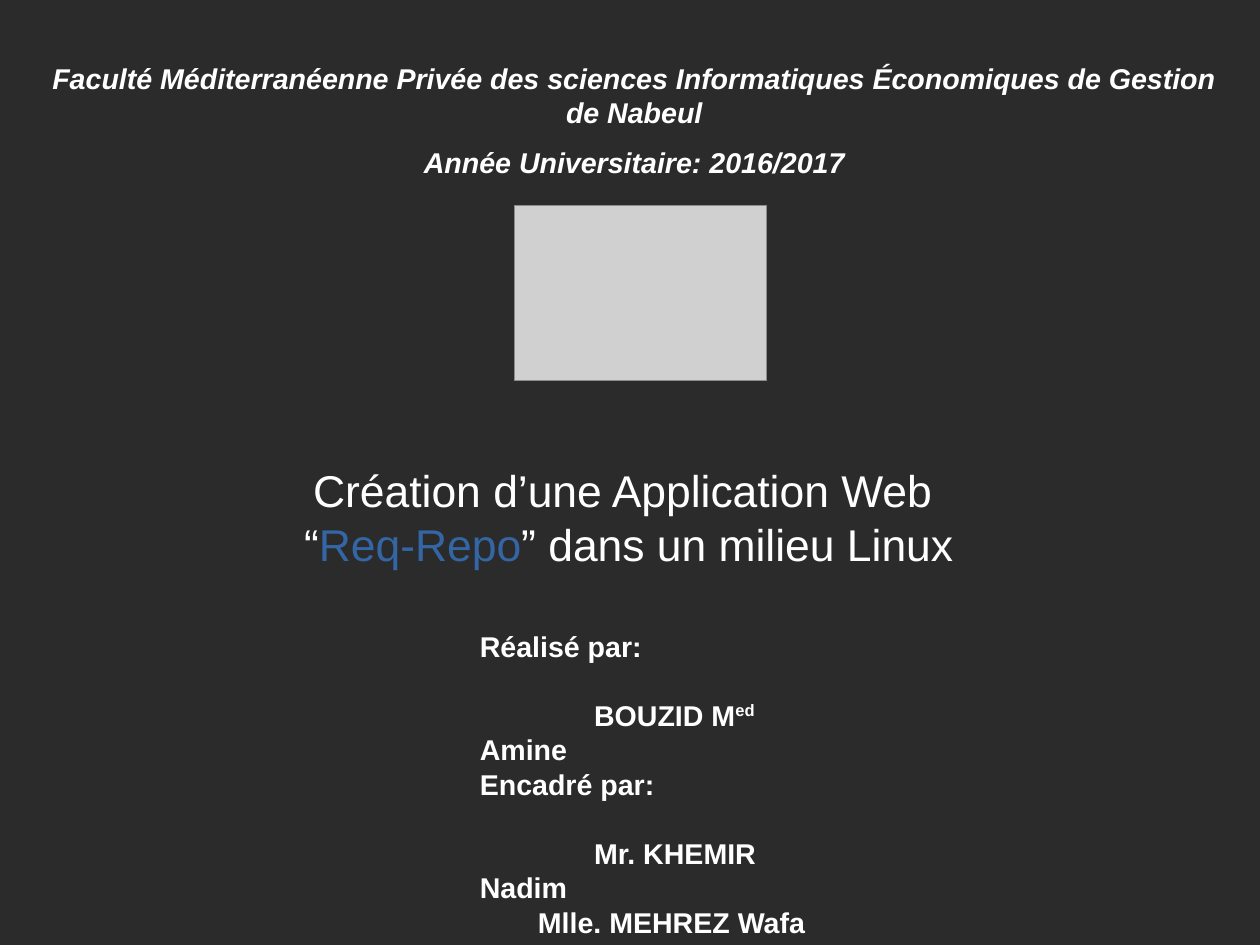
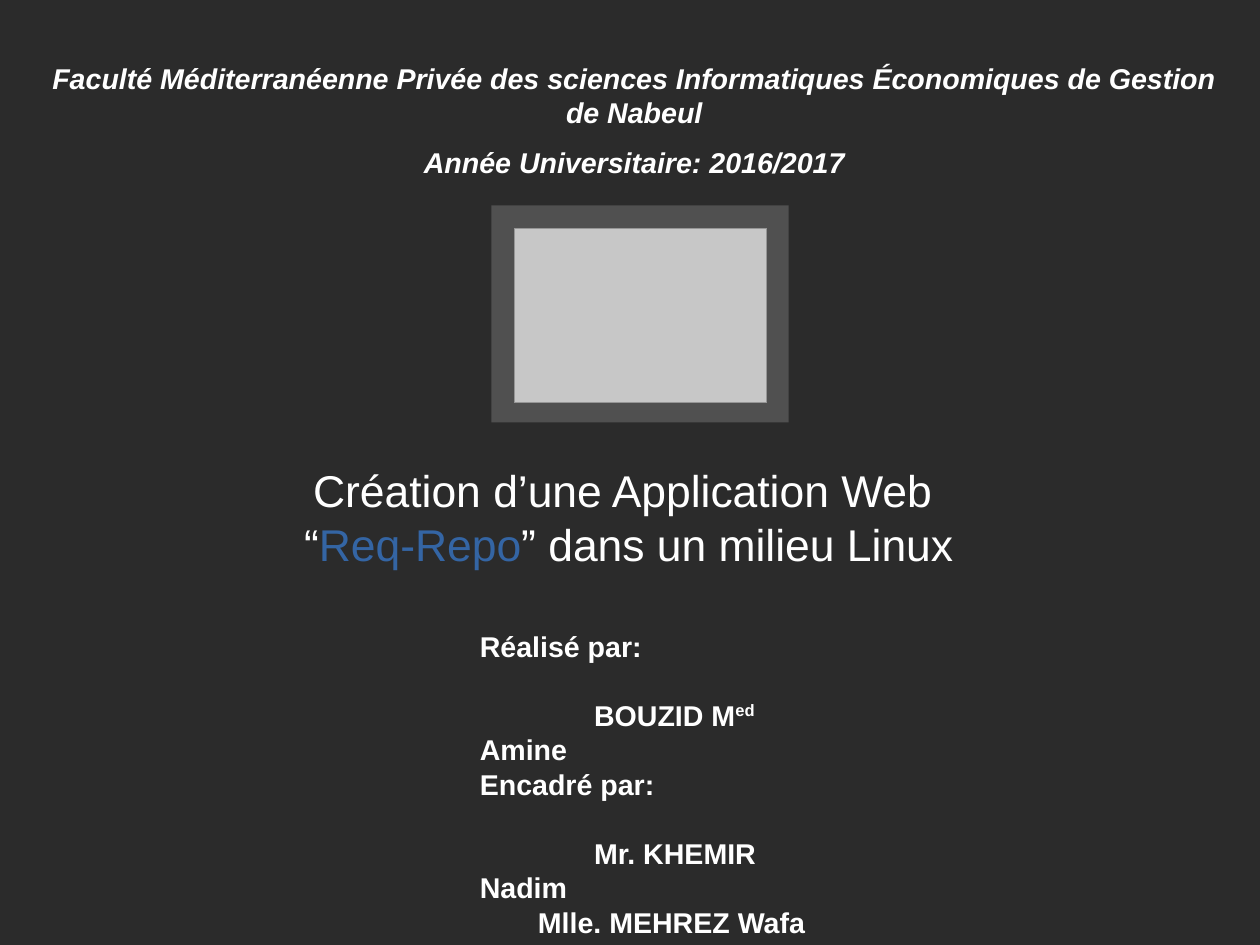
Before and after one commit to amine95bz/PFE, a slide deck: slide 1 of presentation.odp. Drawn at 1260x945 pixels with LibreOffice and Linux fonts; fonts in the diff are those of the drawing; grey boxes stand for pictures; background and template pictures are left out; a plain dark background stands for a picture behind light text. Boxes give left, top, right and bottom in pixels: in the first picture for what was removed or moved away, otherwise in the second. Text is boxed around its words. In the diff, an @@ line names an element or a change of style, - is before the commit and + after.

```diff
--- a/presentation.odp
+++ b/presentation.odp
@@ rectangle added at (x1=492, y1=206, x2=789, y2=423), fill #B2B2B2 at 28% opacity @@
@@ picture moved from (x1=515, y1=206, x2=767, y2=381) to (x1=515, y1=229, x2=767, y2=404) @@
```
Also in this commit, not shown: 1 other file.
